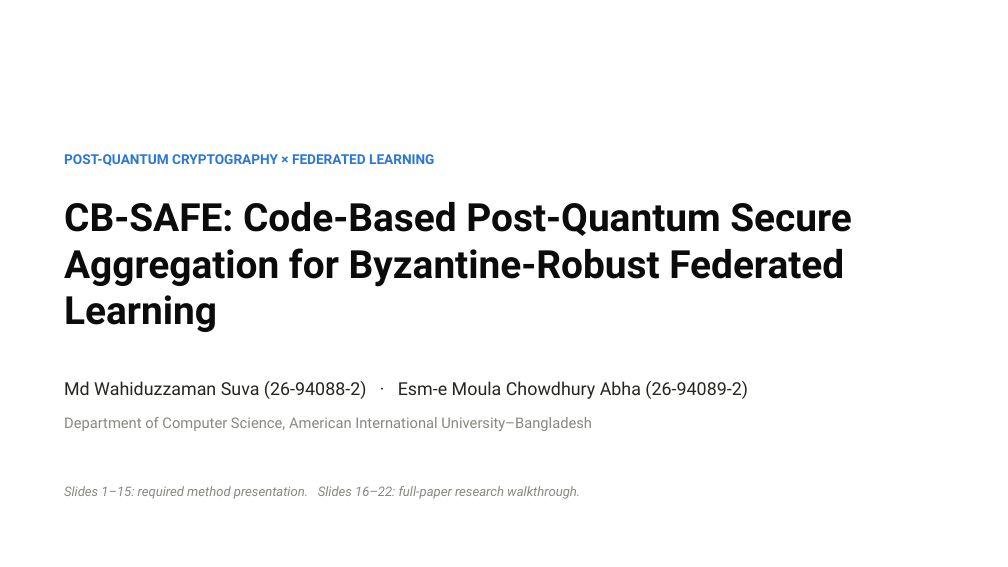
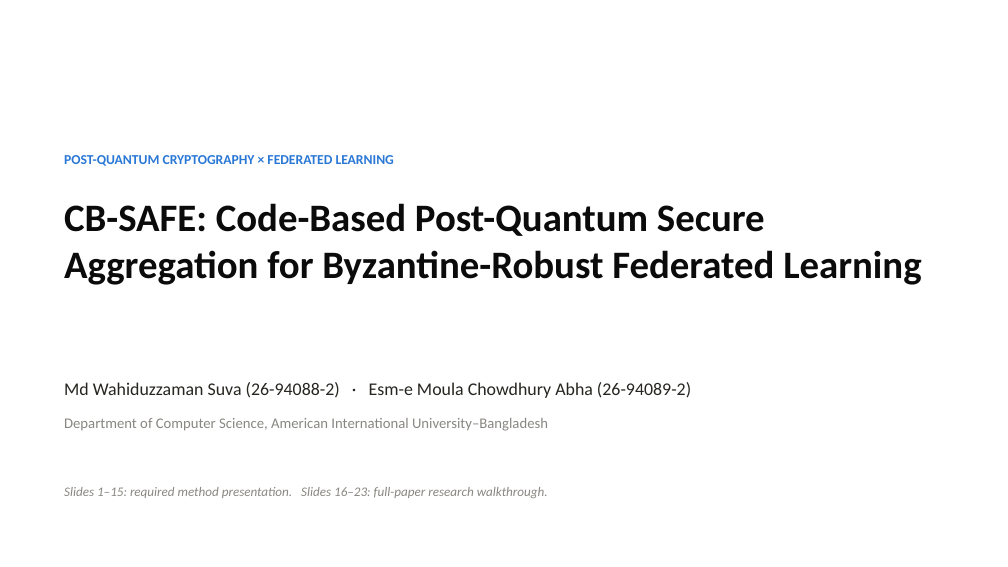
Before and after one commit to wshuv-o/cb-safe-draft, a slide deck: slide 1 of paper/cbsafe_deck.pptx. Drawn at 1008x567 pixels with LibreOffice and Linux fonts; fonts in the diff are those of the drawing. Boxes give left, top, right and bottom in pixels: in the first picture for what was removed or moved away, otherwise in the second. Text is boxed around its words. In the diff, an @@ line names an element or a change of style, - is before the commit and + after.

```diff
--- a/paper/cbsafe_deck.pptx
+++ b/paper/cbsafe_deck.pptx
@@ font Roboto to Calibri in 4 elements at [64, 155, 394, 166], [64, 203, 921, 285], [64, 382, 691, 398], [64, 418, 548, 431] @@
@@ text at [64, 487, 548, 498]: text changed; font Roboto to Calibri @@
-Slides 1–15: required method presentation. Slides 16–22: full-paper research walkthrough.
+Slides 1–15: required method presentation. Slides 16–23: full-paper research walkthrough.
```
Also in this commit, not shown: 23 other slides changed, 1 slide added, 27 other files.
